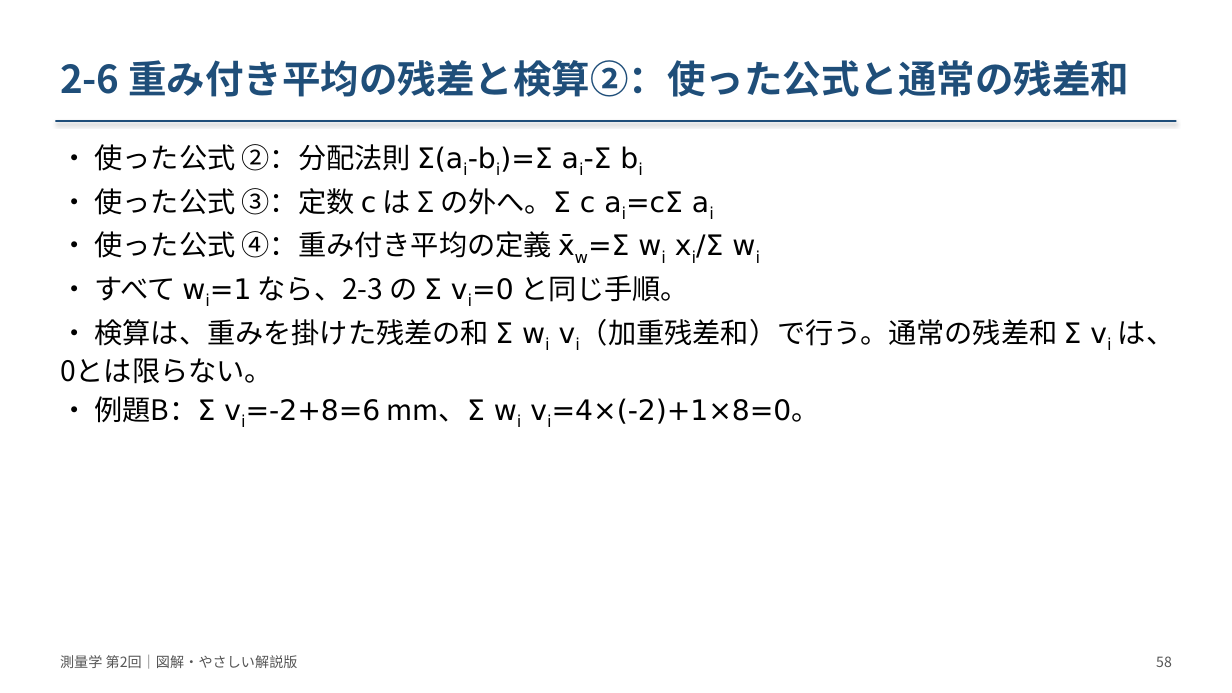
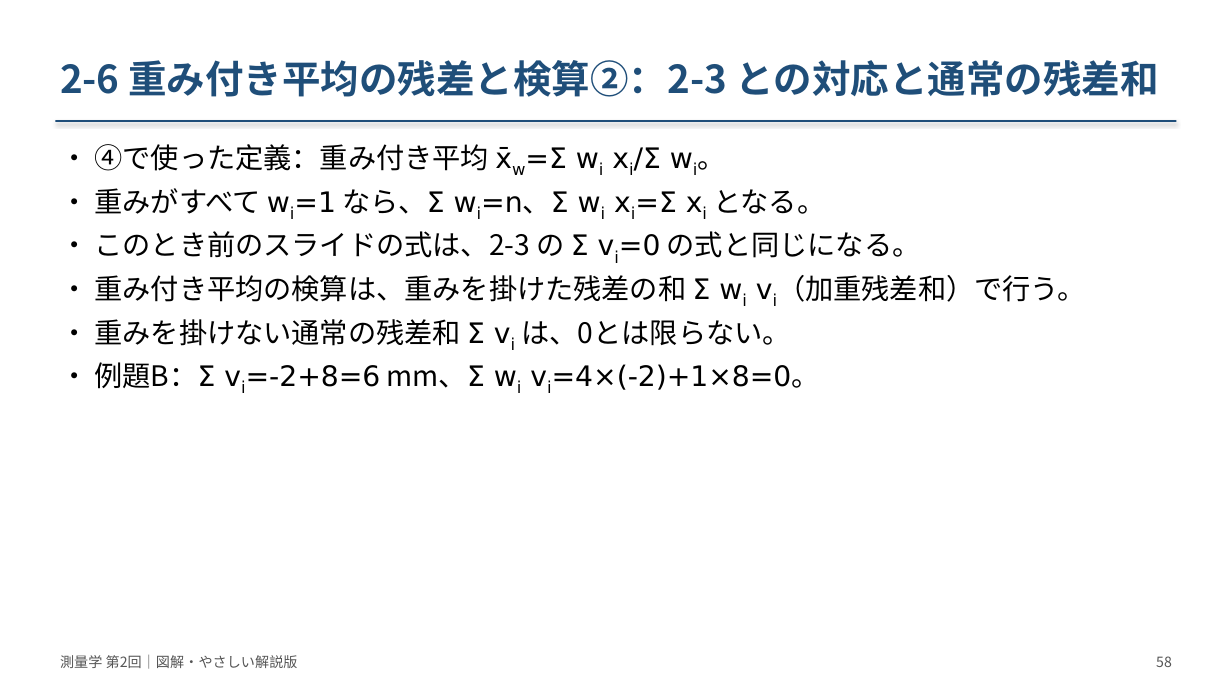
Before and after one commit to NN3210/Lecture, a slide deck: slide 58 of Surveying/materials/slides/第02回_測量の基礎と誤差論/改訂版_20261008/測量学_第02回_図解改訂版.pptx. Drawn at 1232x693 pixels with LibreOffice and Linux fonts; fonts in the diff are those of the drawing. Boxes give left, top, right and bottom in pixels: in the first picture for what was removed or moved away, otherwise in the second. Text is boxed around its words. In the diff, an @@ line names an element or a change of style, - is before the commit and + after.

```diff
--- a/Surveying/materials/slides/第02回_測量の基礎と誤差論/改訂版_20261008/測量学_第02回_図解改訂版.pptx
+++ b/Surveying/materials/slides/第02回_測量の基礎と誤差論/改訂版_20261008/測量学_第02回_図解改訂版.pptx
@@ text at (60,60,1159,97): text changed @@
-2-6 重み付き平均の残差と検算②：使った公式と通常の残差和
+2-6 重み付き平均の残差と検算②：2-3 との対応と通常の残差和
@@ text at (94,144,1085,346): text changed @@
-• 使った公式 ②：分配法則 Σ(ai-bi)=Σ ai-Σ bi
-• 使った公式 ③：定数 c は Σ の外へ。Σ c ai=cΣ ai
-• 使った公式 ④：重み付き平均の定義 x̄w=Σ wi xi/Σ wi
-• すべて wi=1 なら、2-3 の Σ vi=0 と同じ手順。
-• 検算は、重みを掛けた残差の和 Σ wi vi（加重残差和）で行う。通常の残差和 Σ vi は、0とは限らない。
+• ④で使った定義：重み付き平均 x̄w=Σ wi xi/Σ wi。
+• 重みがすべて wi=1 なら、Σ wi=n、Σ wi xi=Σ xi となる。
+• このとき前のスライドの式は、2-3 の Σ vi=0 の式と同じになる。
+• 重み付き平均の検算は、重みを掛けた残差の和 Σ wi vi（加重残差和）で行う。
+• 重みを掛けない通常の残差和 Σ vi は、0とは限らない。
```
Also in this commit, not shown: 4 other slides changed, 13 other files.
